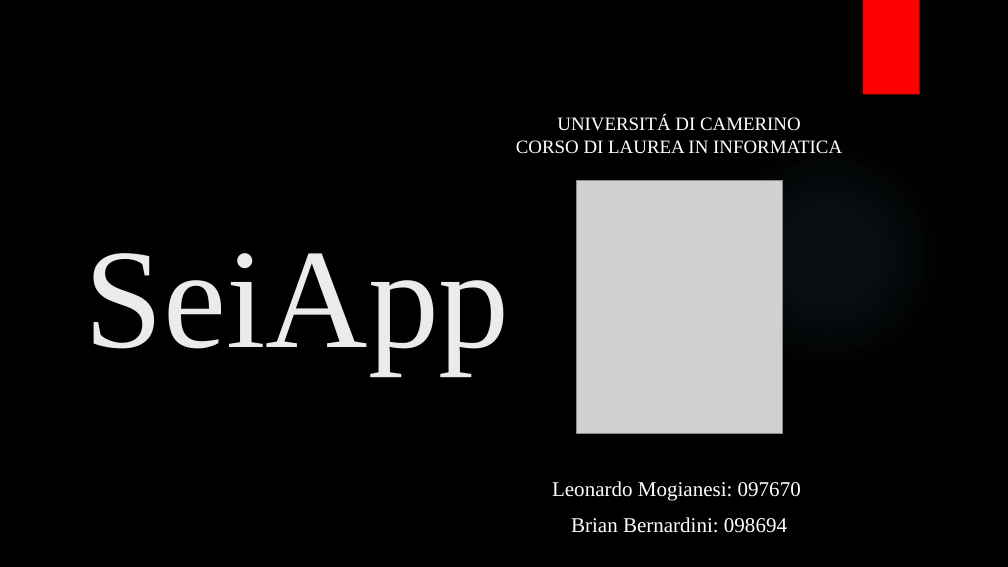
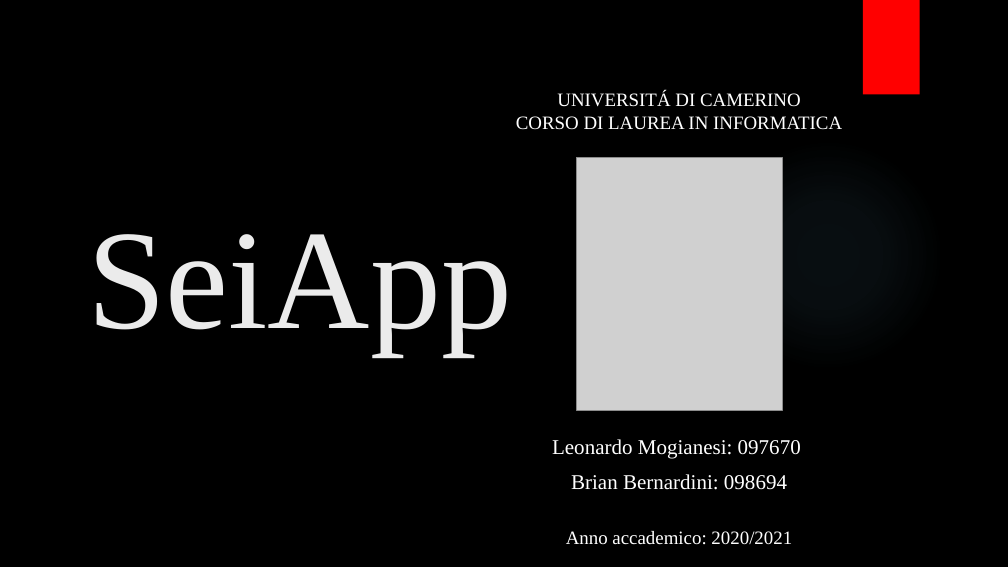
Before and after one commit to MetalGandix/ProjectSeiApp, a slide deck: slide 1 of SeiAppPP.pptx. Drawn at 1008x567 pixels with LibreOffice and Linux fonts; fonts in the diff are those of the drawing; grey boxes stand for pictures; background and template pictures are left out. Boxes give left, top, right and bottom in pixels: in the first picture for what was removed or moved away, otherwise in the second. Text is boxed around its words. In the diff, an @@ line names an element or a change of style, - is before the commit and + after.

```diff
--- a/SeiAppPP.pptx
+++ b/SeiAppPP.pptx
@@ text "UNIVERSITÁ DI CAMERINO": place and size @@
-text "UNIVERSITÁ DI CAMERINO" at <box>516,116,842,154</box>
+text "UNIVERSITÁ DI CAMERINO" at <box>516,92,842,130</box>
@@ title "SeiApp": place and size @@
-title "SeiApp" at <box>85,253,510,373</box>
+title "SeiApp" at <box>87,234,512,354</box>
@@ picture: place and size @@
-picture at <box>576,181,782,433</box>
+picture at <box>576,157,782,410</box>
@@ text "Leonardo Mogianesi: 097670": place and size @@
-text "Leonardo Mogianesi: 097670" at <box>552,481,801,533</box>
+text "Leonardo Mogianesi: 097670" at <box>552,439,801,490</box>
@@ text added at <box>566,531,792,545</box>, 18 pt, text #FFFFFF @@
+Anno accademico: 2020/2021
```
Also in this commit, not shown: 3 other slides changed, 1 other file.
